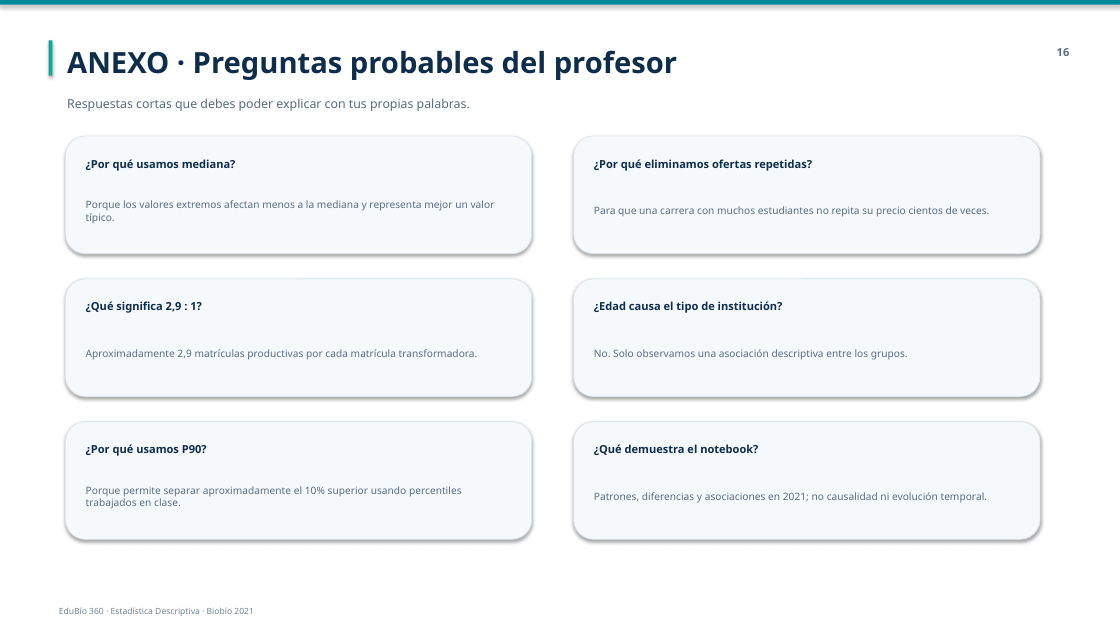
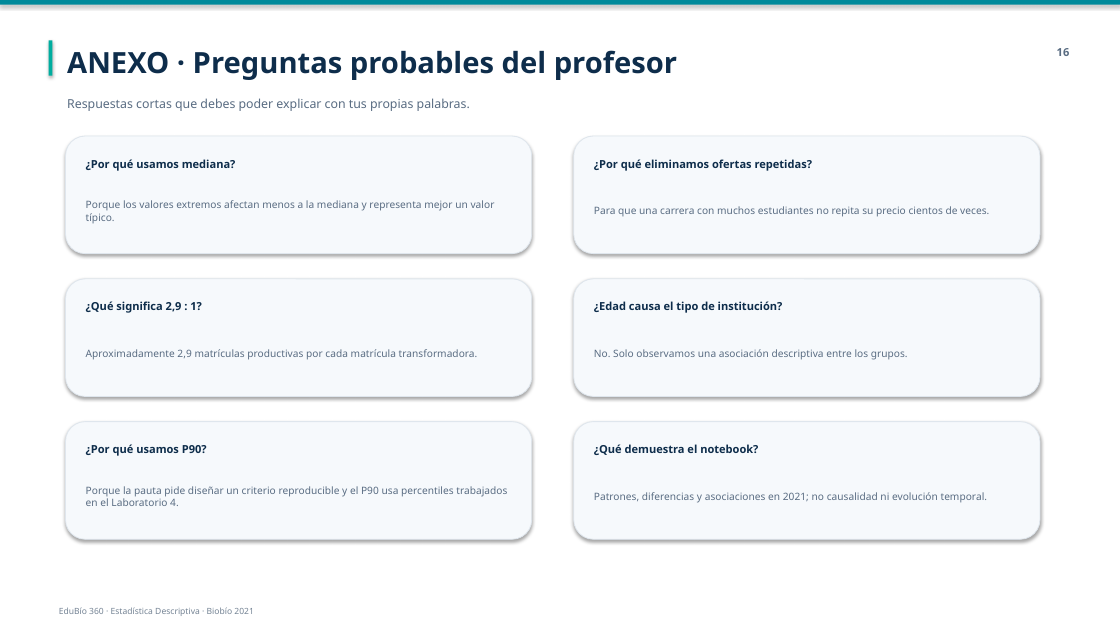
Before and after one commit to Nicricht/Estadistica.descriptiva, a slide deck: slide 16 of presentacion/Del_Acero_al_Algoritmo_Estilo_Profesor.pptx. Drawn at 1120x630 pixels with LibreOffice and Linux fonts; fonts in the diff are those of the drawing. Boxes give left, top, right and bottom in pixels: in the first picture for what was removed or moved away, otherwise in the second. Text is boxed around its words. In the diff, an @@ line names an element or a change of style, - is before the commit and + after.

```diff
--- a/presentacion/Del_Acero_al_Algoritmo_Estilo_Profesor.pptx
+++ b/presentacion/Del_Acero_al_Algoritmo_Estilo_Profesor.pptx
@@ text at <box>86,486,507,506</box>: text changed @@
-Porque permite separar aproximadamente el 10% superior usando percentiles trabajados en clase.
+Porque la pauta pide diseñar un criterio reproducible y el P90 usa percentiles trabajados en el Laboratorio 4.
```
Also in this commit, not shown: 3 other slides changed, 1 other file.
